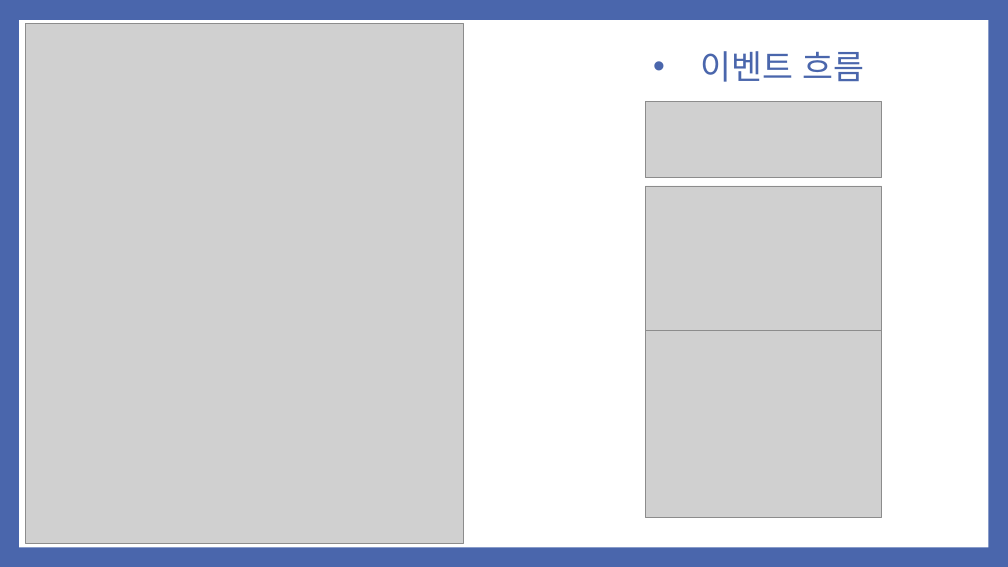
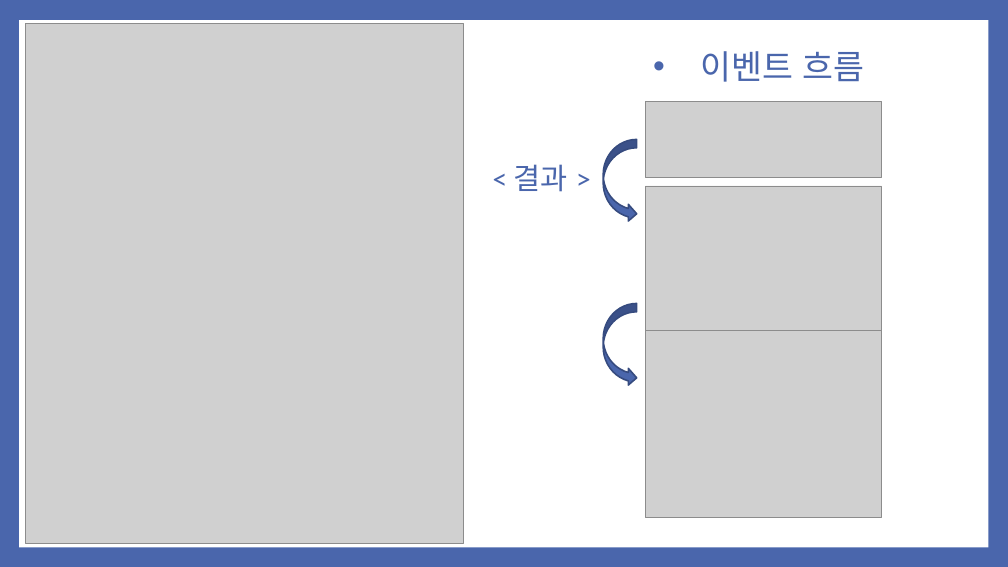
Before and after one commit to noheul1030/KOPO-HTML, a slide deck: slide 10 of 과제PPT/기업업무 4강.pptx. Drawn at 1008x567 pixels with LibreOffice and Linux fonts; fonts in the diff are those of the drawing; grey boxes stand for pictures. Boxes give left, top, right and bottom in pixels: in the first picture for what was removed or moved away, otherwise in the second. Text is boxed around its words. In the diff, an @@ line names an element or a change of style, - is before the commit and + after.

```diff
--- a/과제PPT/기업업무 4강.pptx
+++ b/과제PPT/기업업무 4강.pptx
@@ curved right arrow added at bbox=[603, 139, 637, 222], fill #4A66AC, outline #374B7F 1.5 pt @@
@@ text added at bbox=[514, 164, 568, 192], 28 pt, text #4A66AC @@
+< 결과 >
@@ curved right arrow added at bbox=[603, 303, 637, 386], fill #4A66AC, outline #374B7F 1.5 pt @@
```
Also in this commit, not shown: 7 other slides changed, 3 slides removed.
